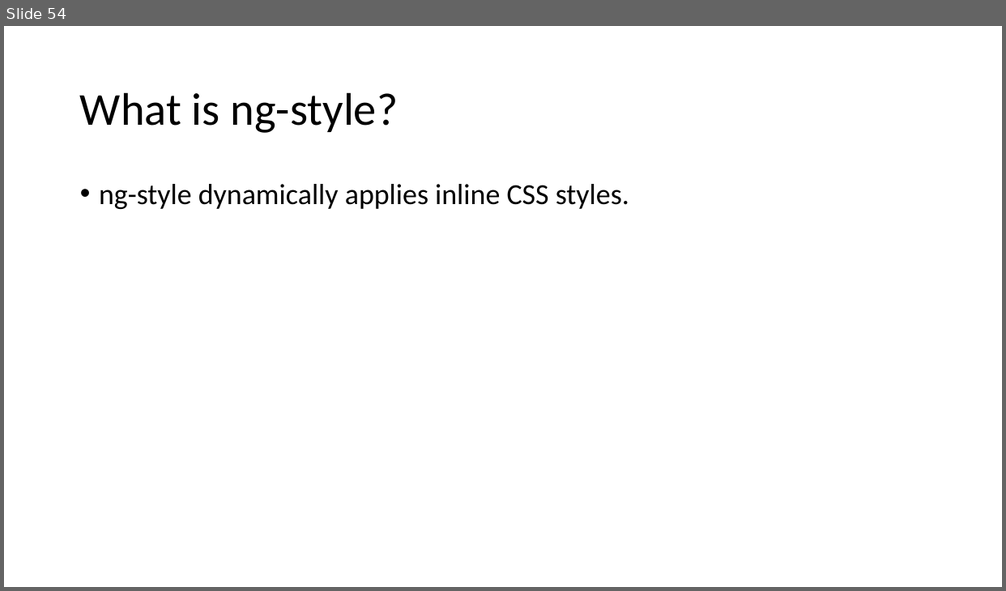
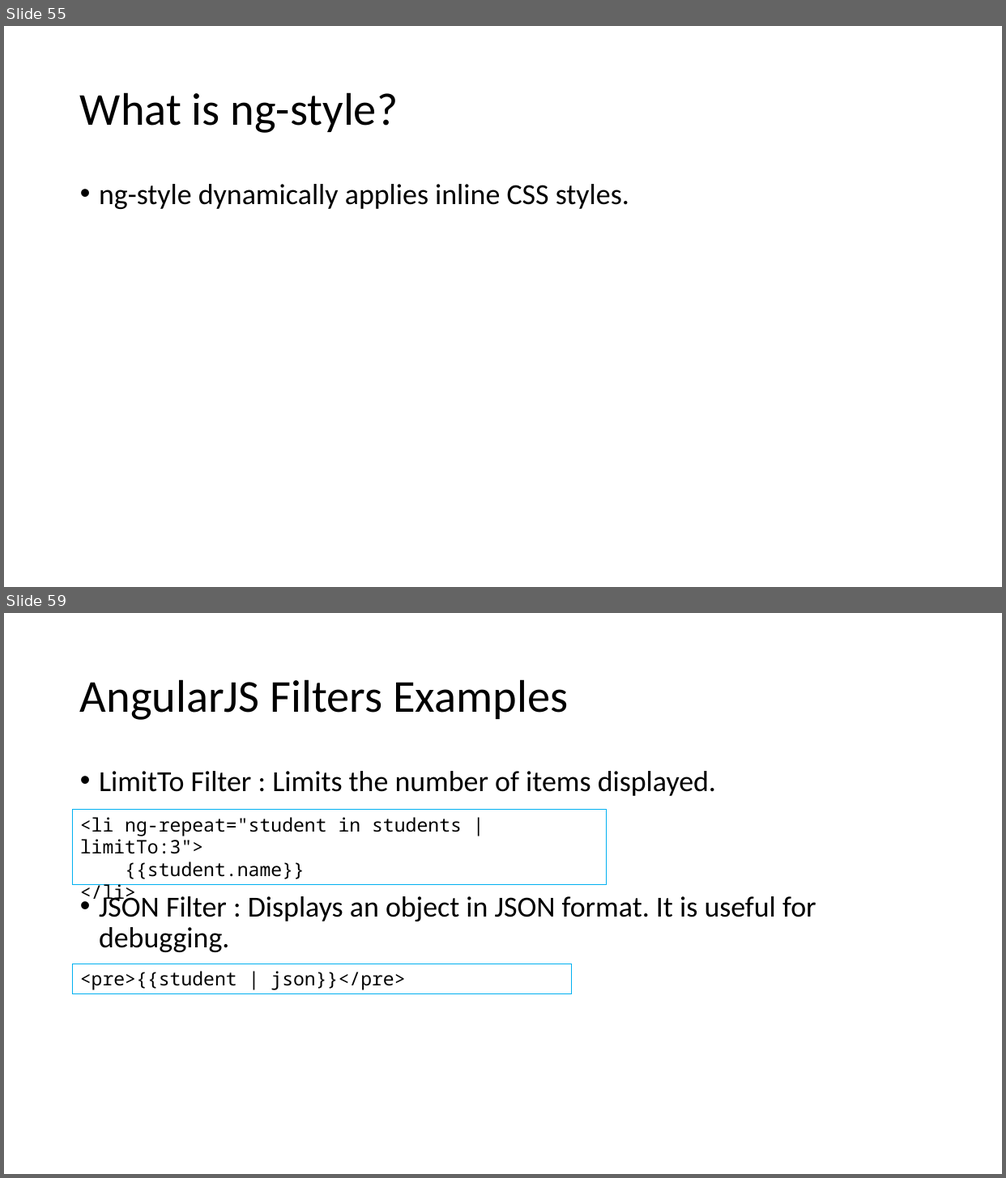
Before and after one commit to vivek-gohil/MIT, a slide deck: Angular JS.pptx. Shown one above the other, each under a label of ours: slide 54 before the commit, slides 55 and 59 after it; the slides between them are not shown. The pictures are 1006x591 and 1006x1178 pixels, drawn with LibreOffice and Linux fonts; fonts in the diff are those of the drawing. Boxes give left, top, right and bottom in pixels: in the first picture for what was removed or moved away, otherwise in the second. Text is boxed around its words. In the diff, an @@ line names an element or a change of style, - is before the commit and + after.

```diff
--- a/Angular JS.pptx
+++ b/Angular JS.pptx
@@ slide 59 added at (4,613,1002,1174), background #FFFFFF @@
@@ title added at (80,679,568,720), 44 pt, text #000000 @@
+AngularJS Filters Examples
@@ text added at (99,771,816,952), 28 pt, text #000000 @@
+• LimitTo Filter : Limits the number of items displayed.
+• JSON Filter : Displays an object in JSON format. It is useful for debugging.
@@ rectangle added at (73,809,607,884), outline #00B0F0 0.75 pt, 18 pt, text #000000 @@
+<li ng-repeat="student in students | limitTo:3">
+{{student.name}}
+</li>
@@ rectangle added at (73,964,572,994), outline #00B0F0 0.75 pt, 18 pt, text #000000 @@
+<pre>{{student | json}}</pre>
@@ what was slide 54 is now slide 55 @@
```
Also in this commit, not shown: 1 slide changed, 9 other slides added.
